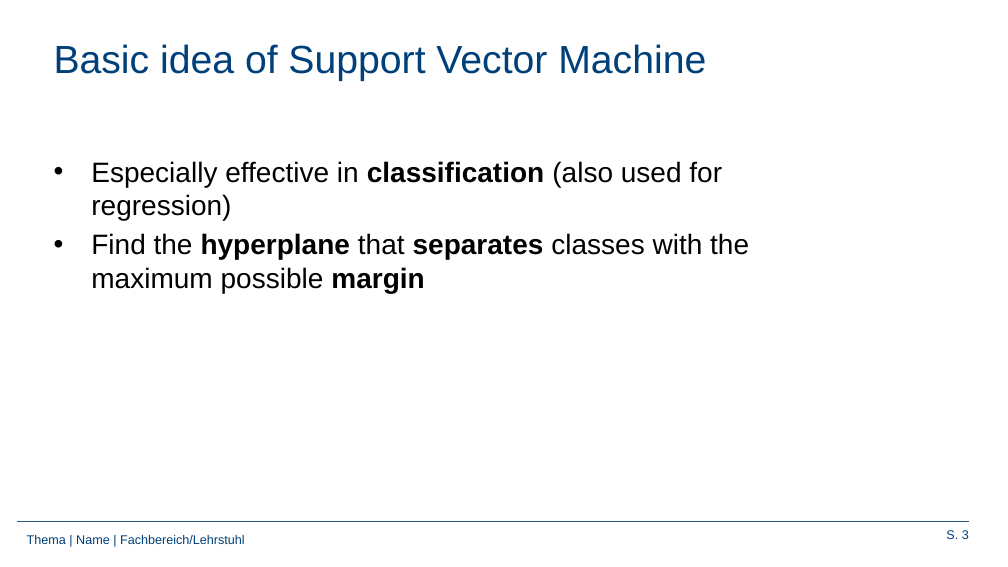
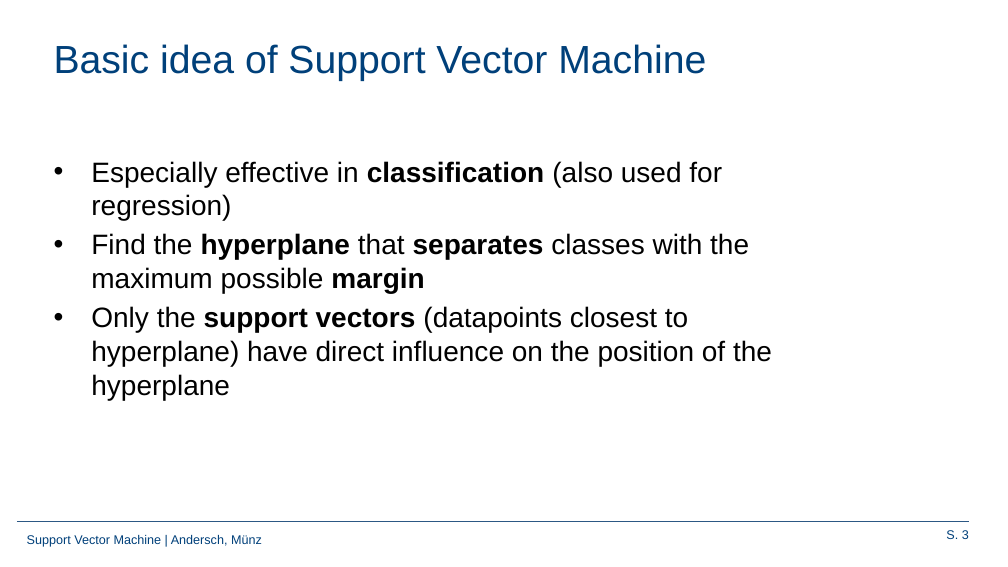
Before and after one commit to Frandersch/Statistical-Machine-Learning, a slide deck: slide 3 of Präsentation/Support Vector Machines.pptx. Drawn at 1008x567 pixels with LibreOffice and Linux fonts; fonts in the diff are those of the drawing; background and template pictures are left out. Boxes give left, top, right and bottom in pixels: in the first picture for what was removed or moved away, otherwise in the second. Text is boxed around its words. In the diff, an @@ line names an element or a change of style, - is before the commit and + after.

```diff
--- a/Präsentation/Support Vector Machines.pptx
+++ b/Präsentation/Support Vector Machines.pptx
@@ text at [91, 306, 772, 400]: paragraph added @@
+• Only the support vectors (datapoints closest to hyperplane) have direct influence on the position of the hyperplane
@@ text at [27, 535, 262, 547]: text changed @@
-Thema | Name | Fachbereich/Lehrstuhl
+Support Vector Machine | Andersch, Münz
```
Also in this commit, not shown: 11 other slides changed, 1 other file.
